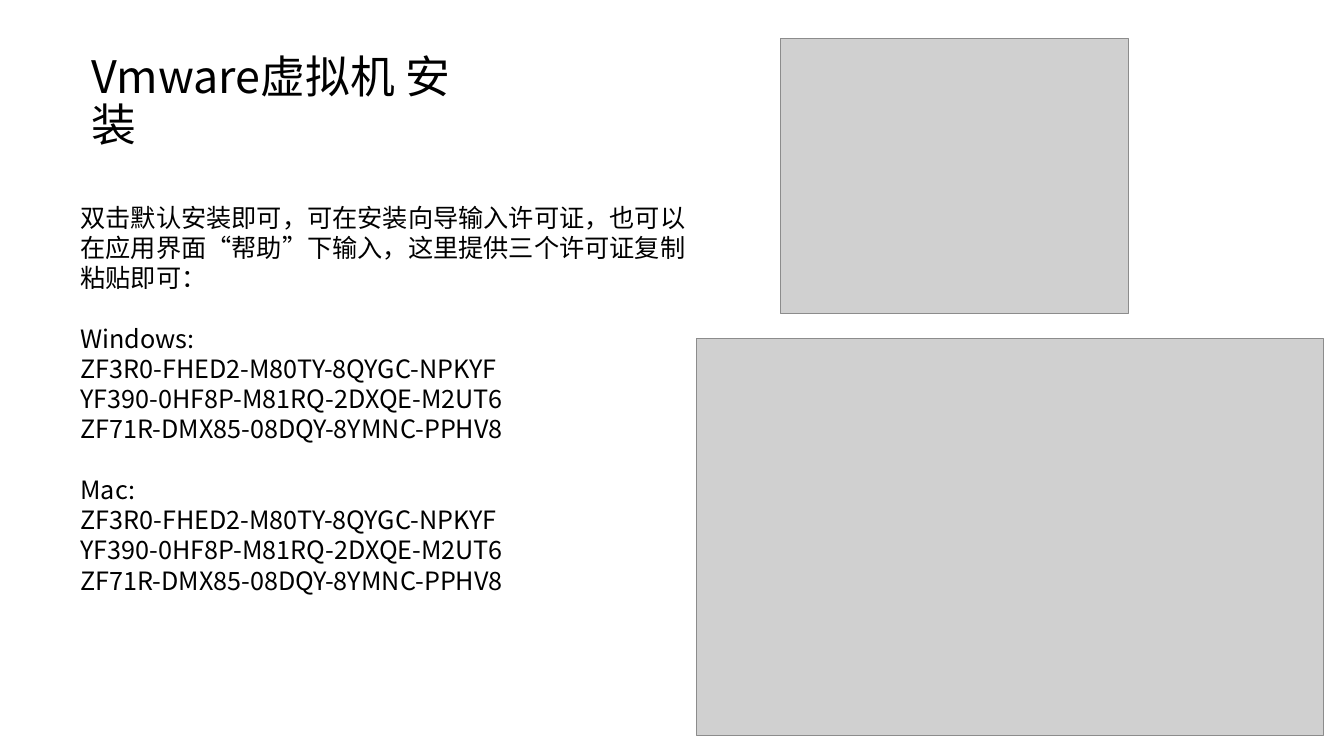
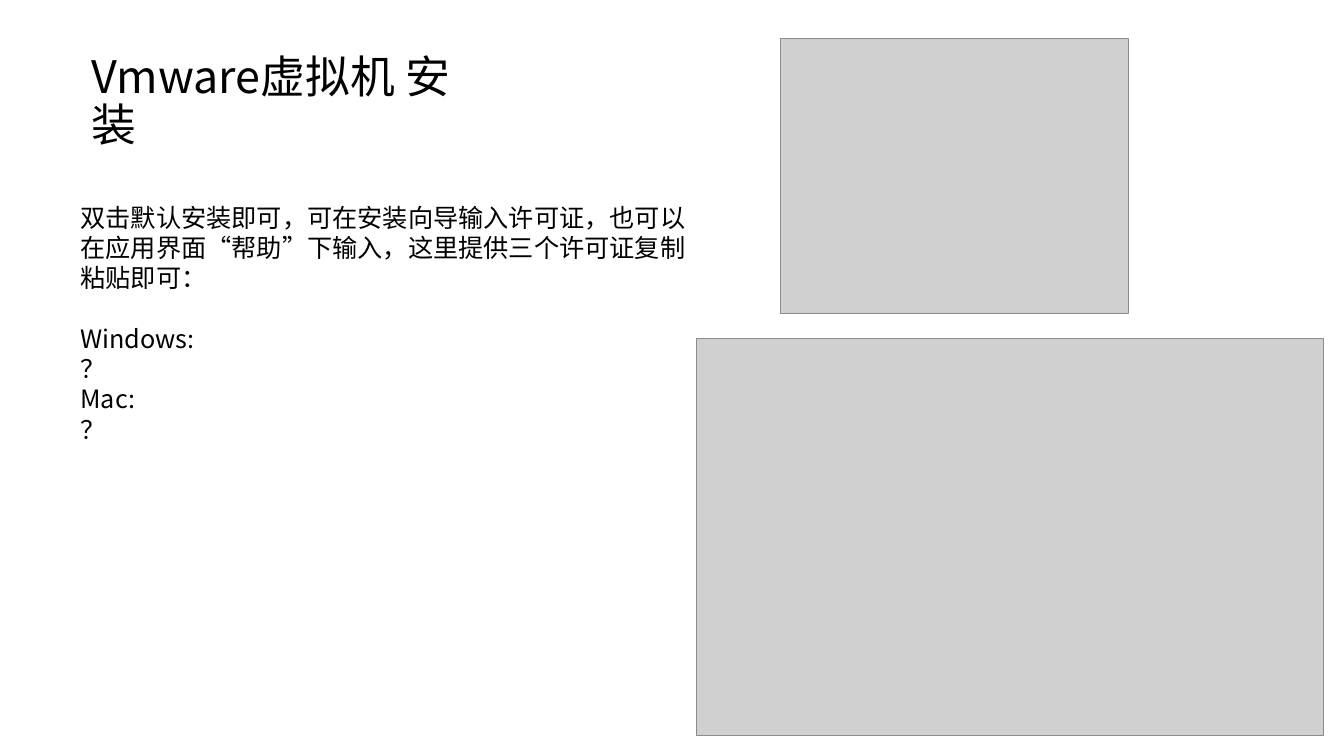
Before and after one commit to WeiLeGeZhi/Blockchain-and-Sharing-Database, a slide deck: slide 2 of lab 01 02 03/Vmware虚拟机及ovf .pptx. Drawn at 1344x756 pixels with LibreOffice and Linux fonts; fonts in the diff are those of the drawing; grey boxes stand for pictures. Boxes give left, top, right and bottom in pixels: in the first picture for what was removed or moved away, otherwise in the second. Text is boxed around its words. In the diff, an @@ line names an element or a change of style, - is before the commit and + after.

```diff
--- a/lab 01 02 03/Vmware虚拟机及ovf .pptx
+++ b/lab 01 02 03/Vmware虚拟机及ovf .pptx
@@ text at <box>81,359,503,443</box>: text changed @@
-ZF3R0-FHED2-M80TY-8QYGC-NPKYF
-YF390-0HF8P-M81RQ-2DXQE-M2UT6
-ZF71R-DMX85-08DQY-8YMNC-PPHV8
+？
@@ text at <box>81,510,503,595</box>: text changed @@
-ZF3R0-FHED2-M80TY-8QYGC-NPKYF
-YF390-0HF8P-M81RQ-2DXQE-M2UT6
-ZF71R-DMX85-08DQY-8YMNC-PPHV8
+？
```
Also in this commit, not shown: 2 other slides changed.
